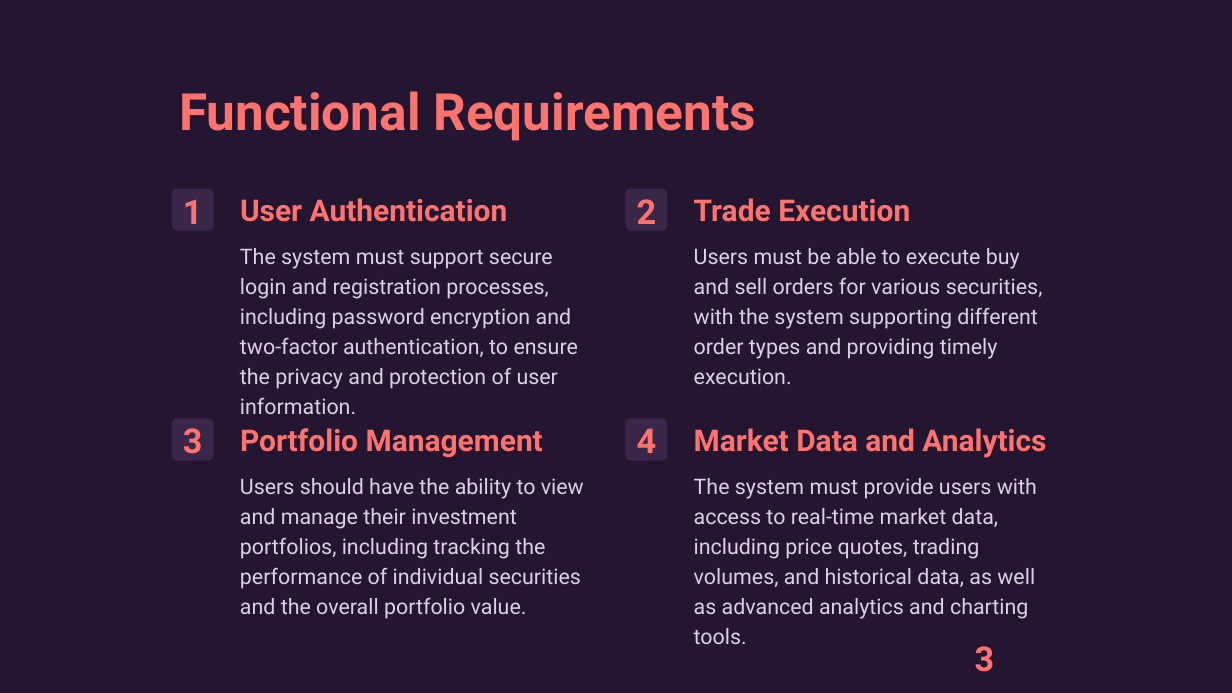
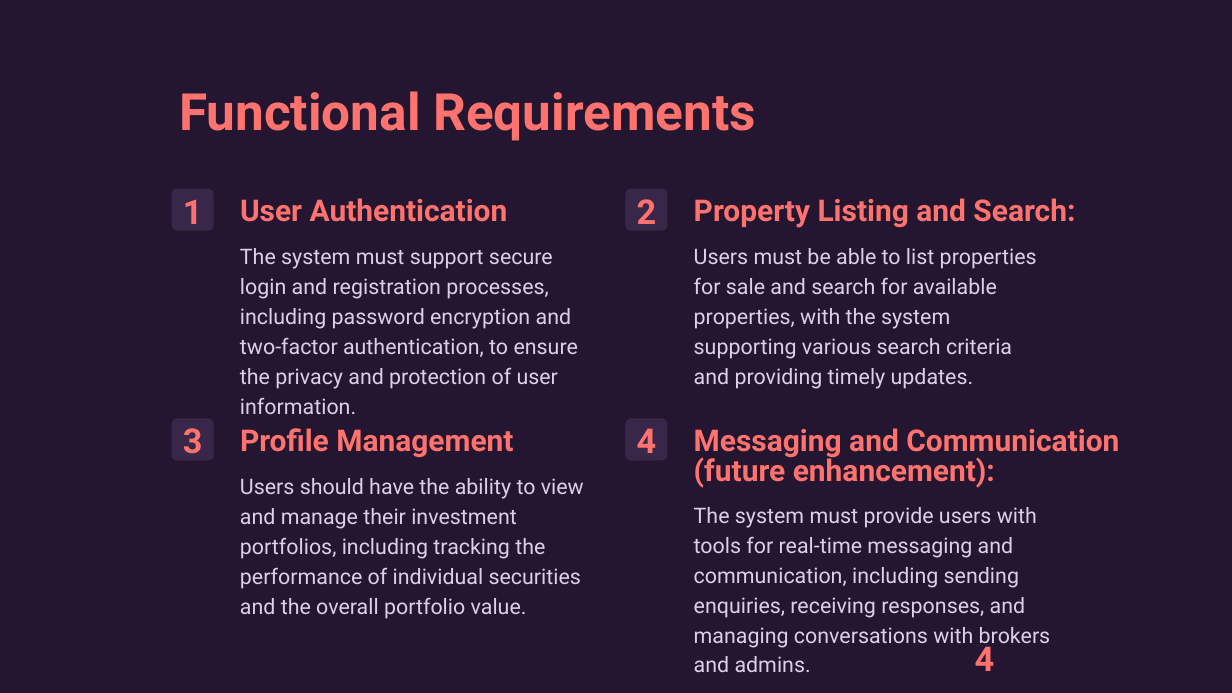
Before and after one commit to WachemoGroupTwo/Broker, a slide deck: slide 4 of geez.pptx (slide 3 before the commit). Drawn at 1232x693 pixels with LibreOffice and Linux fonts; fonts in the diff are those of the drawing. Boxes give left, top, right and bottom in pixels: in the first picture for what was removed or moved away, otherwise in the second. Text is boxed around its words. In the diff, an @@ line names an element or a change of style, - is before the commit and + after.

```diff
--- a/geez.pptx
+++ b/geez.pptx
@@ text at <box>694,198,1075,228</box>: text changed @@
-Trade Execution
+Property Listing and Search:
@@ text at <box>694,248,1037,389</box>: text changed @@
-Users must be able to execute buy and sell orders for various securities, with the system supporting different order types and providing timely execution.
+Users must be able to list properties for sale and search for available properties, with the system supporting various search criteria and providing timely updates.
@@ text at <box>240,428,513,458</box>: text changed @@
-Portfolio Management
+Profile Management
@@ text at <box>694,428,1119,488</box>: text changed @@
-Market Data and Analytics
+Messaging and Communication
+(future enhancement):
@@ text at <box>694,507,1051,649</box>: text changed @@
-The system must provide users with access to real-time market data, including price quotes, trading volumes, and historical data, as well as advanced analytics and charting tools.
+The system must provide users with tools for real-time messaging and communication, including sending enquiries, receiving responses, and managing conversations with brokers and admins.
@@ page number at <box>975,640,995,671</box>: text changed @@
-3
+4
```
Also in this commit, not shown: 8 other slides changed, 1 slide added.
